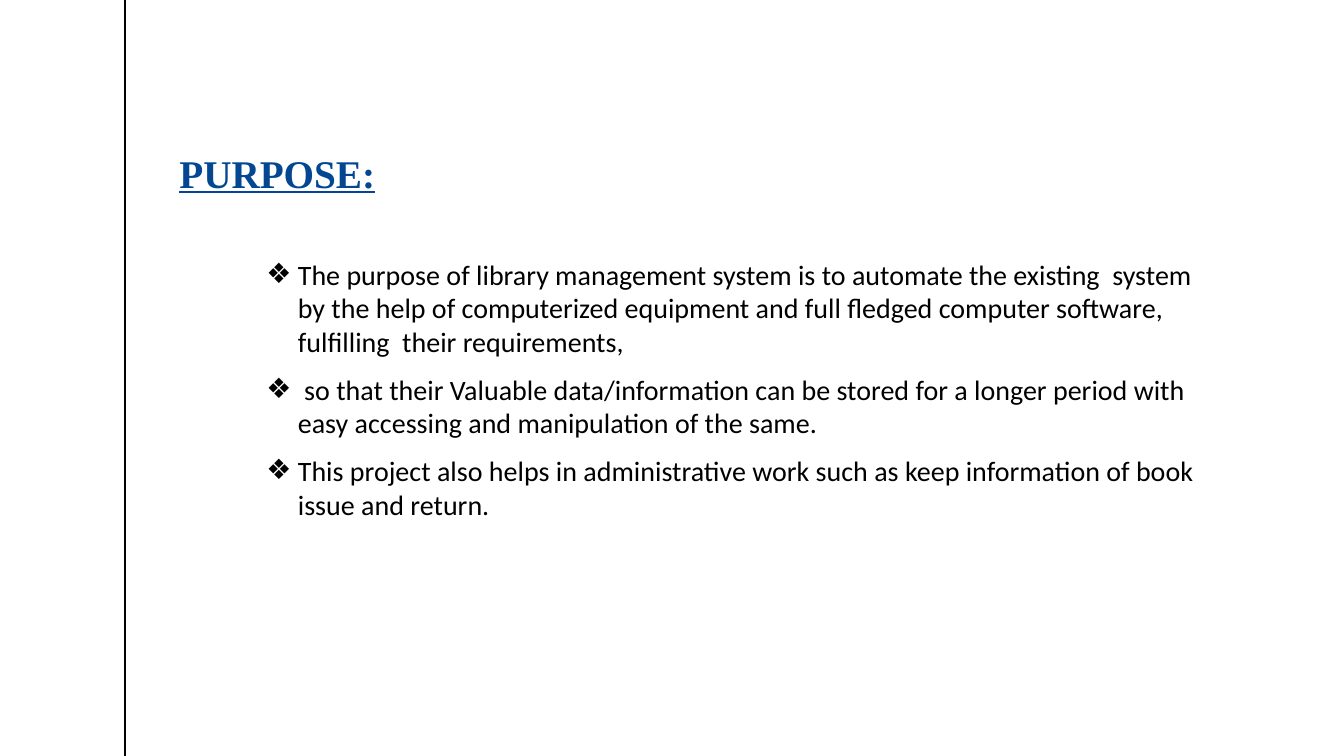
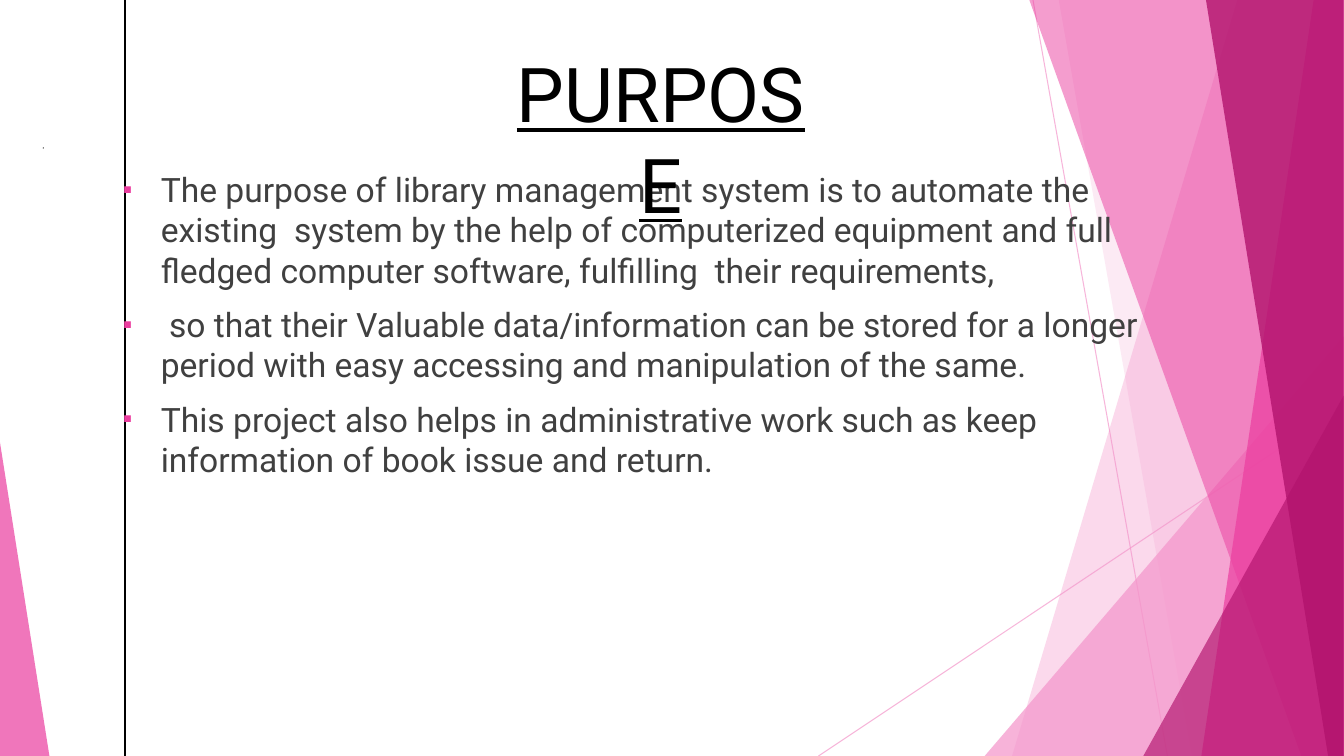
Before and after one commit to umangsaxena96/LibraryManangementSystem, a slide deck: slide 4 of DOCUMENTS/Library management system1.pptx (slide 5 before the commit). Drawn at 1344x756 pixels with LibreOffice and Linux fonts; fonts in the diff are those of the drawing. Boxes give left, top, right and bottom in pixels: in the first picture for what was removed or moved away, otherwise in the second. Text is boxed around its words. In the diff, an @@ line names an element or a change of style, - is before the commit and + after.

```diff
--- a/DOCUMENTS/Library management system1.pptx
+++ b/DOCUMENTS/Library management system1.pptx
@@ text "PURPOSE" at box(497, 42, 826, 144): vertical alignment bottom to top @@
@@ text "The purpose of library management ...": place and size @@
-text "The purpose of library management ..." at box(298, 265, 1193, 516)
+text "The purpose of library management ..." at box(161, 171, 1137, 473)
@@ text "The purpose of library management ..." at box(161, 171, 1137, 473): size 20 to 24 pt, font Calibri to Roboto, text colour #000000 to #404040; bullet ❖ to ▪ @@
@@ text at box(179, 162, 375, 193): text changed; size 28 to 54 pt; font Times New Roman to Roboto; text colour #034793 to #000000; bold off @@
-PURPOSE:
+PURPOSE
@@ group added at box(0, 0, 1344, 756): 5 freeform shapes, 3 triangles, 2 lines @@
```
Also in this commit, not shown: 11 other slides changed, 1 slide added, 15 slides removed, 14 other files.
